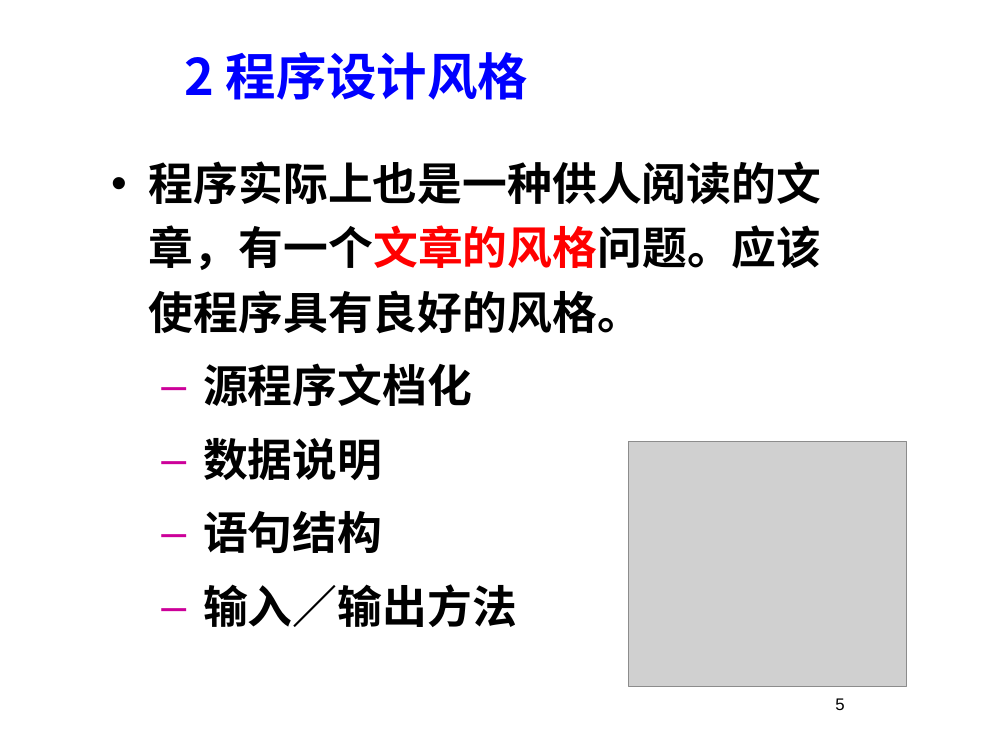
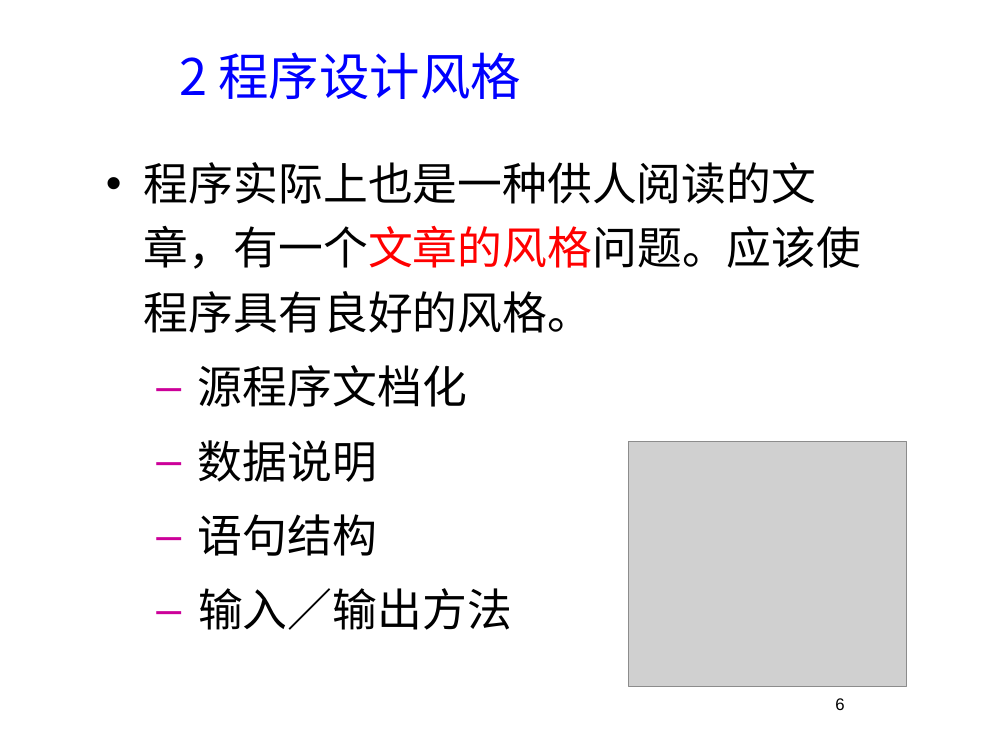
Before and after one commit to 3d-fishing/3D-app, a slide deck: slide 6 of 软件工程基础7.1.pptx (slide 5 before the commit). Drawn at 1008x756 pixels with LibreOffice and Linux fonts; fonts in the diff are those of the drawing; grey boxes stand for pictures; background and template pictures are left out. Boxes give left, top, right and bottom in pixels: in the first picture for what was removed or moved away, otherwise in the second. Text is boxed around its words. In the diff, an @@ line names an element or a change of style, - is before the commit and + after.

```diff
--- a/软件工程基础7.1.pptx
+++ b/软件工程基础7.1.pptx
@@ text "2 程序设计风格" at (179,52,521,99): bold off @@
@@ text "程序实际上也是一种供人阅读的文章，有一个文章的风格问题。应该使程序具有良好的风格。" at (144,162,861,630): font Noto Sans CJK JP to Noto Sans CJK SC, bold off @@
```
Also in this commit, not shown: 30 other slides changed, 5 slides added, 2 slides removed.
